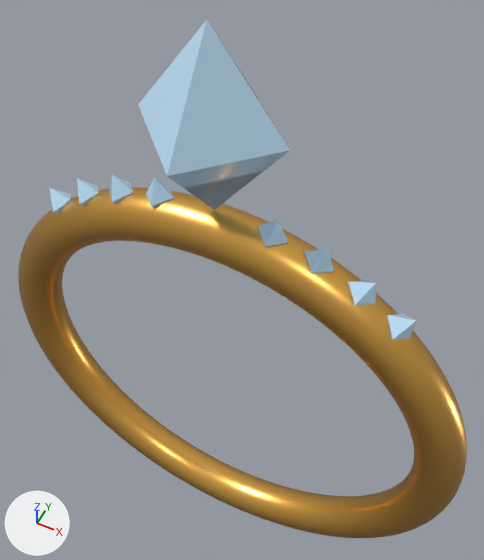
Before and after pictures for a commit that changed the glTF model public/models/ring-pave.glb.
Before and after are seen from a camera (50 mm lens) standing at (0.84, -1.48, 2.64) and looking at (-0.01, 0.22, 0.52). The lights are fixed; the arrows at lower left show +X, +Y and +Z. The first picture is the older version. Where no turn or scale is listed for an object, it has been applied to the vertices. Vertices at exactly the same position are counted once.

Objects in the first picture: 'Accent_1', 'Accent_2', 'Accent_3', 'Accent_4', 'Accent_5', 'Accent_6', 'Accent_7', 'Accent_8', 'Band', 'Stone_Large', 'Stone_Medium', 'Stone_Small'.
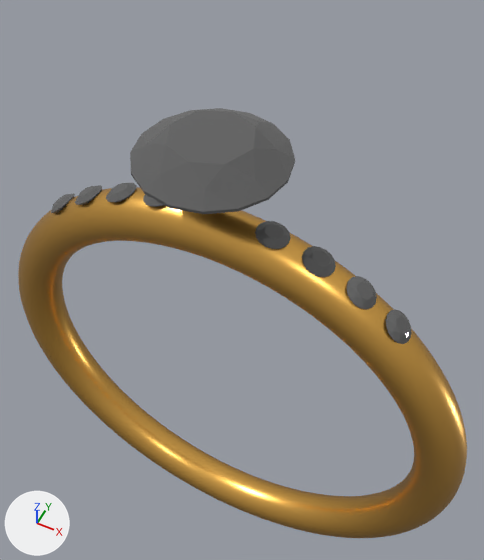
Commit message: feat(model-viewer): brilliant-cut stones with tuned reflections

Boxes (x1, y1, x2, y2) around the edits, measured in the pictures (484 x 560 px):
'Stone_Large', recoloured, reshaped, moved (8% wider, 44% shorter)
    before: (138, 20, 290, 210)
    after: (130, 108, 295, 214)
'Accent_3', recoloured, reshaped (blue to dark grey, 13% wider, 23% taller)
    before: (304, 249, 334, 274)
    after: (302, 246, 336, 277)
'Accent_5', recoloured, reshaped (blue to dark grey, 10% wider, 40% taller)
    before: (348, 281, 376, 305)
    after: (346, 276, 377, 310)
'Accent_1', recoloured, reshaped
    before: (257, 220, 289, 247)
    after: (255, 221, 291, 249)
'Accent_7', recoloured, reshaped
    before: (387, 314, 416, 340)
    after: (386, 309, 412, 344)
'Accent_2', recoloured, reshaped
    before: (146, 178, 174, 207)
    after: (143, 194, 164, 207)
'Accent_4', recoloured, reshaped
    before: (109, 175, 134, 203)
    after: (106, 183, 136, 203)
'Accent_6', recoloured, reshaped
    before: (77, 178, 99, 206)
    after: (75, 185, 102, 205)
'Accent_8', recoloured, reshaped
    before: (49, 188, 72, 213)
    after: (51, 193, 75, 213)
'Stone_Medium', recoloured
    both: (184, 172, 260, 207)
part 1 of me_stone_medium, built on
    before: (184, 172, 260, 207)

Diff of the bpy script that builds the scene:
```diff
--- a/public/models/ring-pave.glb.py
+++ b/public/models/ring-pave.glb.py
@@ mat_stone @@
 mat_stone = principled_material('Stone')
-mat_stone.base_color = (0.55, 0.8, 1.0)  # blue #c4e7ff
+mat_stone.base_color = (0.117, 0.117, 0.117)  # dark grey #606060
 mat_stone.roughness = 0.05
@@ mat_stone_1 @@
 mat_stone_1 = principled_material('Stone_1')
-mat_stone_1.base_color = (0.55, 0.8, 1.0)  # blue #c4e7ff
+mat_stone_1.base_color = (0.117, 0.117, 0.117)  # dark grey #606060
 mat_stone_1.roughness = 0.05
@@ mat_stone_2 @@
 mat_stone_2 = principled_material('Stone_2')
-mat_stone_2.base_color = (0.55, 0.8, 1.0)  # blue #c4e7ff
+mat_stone_2.base_color = (0.117, 0.117, 0.117)  # dark grey #606060
 mat_stone_2.roughness = 0.05
@@ mat_stone_3 @@
 mat_stone_3 = principled_material('Stone_3')
-mat_stone_3.base_color = (0.55, 0.8, 1.0)  # blue #c4e7ff
+mat_stone_3.base_color = (0.117, 0.117, 0.117)  # dark grey #606060
 mat_stone_3.roughness = 0.05
@@ mat_stone_4 @@
 mat_stone_4 = principled_material('Stone_4')
-mat_stone_4.base_color = (0.55, 0.8, 1.0)  # blue #c4e7ff
+mat_stone_4.base_color = (0.117, 0.117, 0.117)  # dark grey #606060
 mat_stone_4.roughness = 0.05
@@ mat_stone_5 @@
 mat_stone_5 = principled_material('Stone_5')
-mat_stone_5.base_color = (0.55, 0.8, 1.0)  # blue #c4e7ff
+mat_stone_5.base_color = (0.117, 0.117, 0.117)  # dark grey #606060
 mat_stone_5.roughness = 0.05
@@ mat_stone_6 @@
 mat_stone_6 = principled_material('Stone_6')
-mat_stone_6.base_color = (0.55, 0.8, 1.0)  # blue #c4e7ff
+mat_stone_6.base_color = (0.117, 0.117, 0.117)  # dark grey #606060
 mat_stone_6.roughness = 0.05
@@ mat_stone_7 @@
 mat_stone_7 = principled_material('Stone_7')
-mat_stone_7.base_color = (0.55, 0.8, 1.0)  # blue #c4e7ff
+mat_stone_7.base_color = (0.117, 0.117, 0.117)  # dark grey #606060
 mat_stone_7.roughness = 0.05
@@ mat_stone_8 @@
 mat_stone_8 = principled_material('Stone_8')
-mat_stone_8.base_color = (0.55, 0.8, 1.0)  # blue #c4e7ff
+mat_stone_8.base_color = (0.117, 0.117, 0.117)  # dark grey #606060
 mat_stone_8.roughness = 0.05
@@ me_stone_medium @@
-me_stone_medium.from_pydata(...)  # 6 vertices, 8 faces; spans x -0.18..0.18, y -0.18..0.18, z -0.234..0.234
+me_stone_medium.from_pydata(...)  # 58 vertices, 112 faces; spans x -0.18..0.18, y -0.18..0.18, z -0.155..0.056
+# me_stone_medium part 1: the whole mesh is rebuilt
 me_stone_medium.materials.append(mat_stone)
@@ me_stone_large @@
-me_stone_large.from_pydata(...)  # 6 vertices, 8 faces; spans x -0.26..0.26, y -0.26..0.26, z -0.338..0.338
+me_stone_large.from_pydata(...)  # 58 vertices, 112 faces; spans x -0.26..0.26, y -0.26..0.26, z -0.224..0.08
+# me_stone_large part 2: the whole mesh is rebuilt
 me_stone_large.materials.append(mat_stone)
@@ me_accent_1 @@
-me_accent_1.from_pydata(...)  # 6 vertices, 8 faces; spans x -0.059..0.059, y -0.06..0.06, z -0.076..0.076
+me_accent_1.from_pydata(...)  # 58 vertices, 112 faces; spans x -0.059..0.059, y -0.06..0.06, z -0.051..0.025
+# me_accent_1 part 3: 6 vertices removed from x -0.059..0.059, y -0.06..0.06, z -0.076..0.076; 58 vertices added at x -0.059..0.059, y -0.06..0.06, z -0.051..0.025
 me_accent_1.materials.append(mat_stone_1)
@@ me_accent_2 @@
-me_accent_2.from_pydata(...)  # 6 vertices, 8 faces; spans x -0.059..0.059, y -0.06..0.06, z -0.076..0.076
+me_accent_2.from_pydata(...)  # 58 vertices, 112 faces; spans x -0.059..0.059, y -0.06..0.06, z -0.051..0.025
+# me_accent_2 part 4: 6 vertices removed from x -0.059..0.059, y -0.06..0.06, z -0.076..0.076; 58 vertices added at x -0.059..0.059, y -0.06..0.06, z -0.051..0.025
 me_accent_2.materials.append(mat_stone_2)
@@ me_accent_3 @@
-me_accent_3.from_pydata(...)  # 6 vertices, 8 faces; spans x -0.0562..0.0562, y -0.06..0.06, z -0.073..0.073
+me_accent_3.from_pydata(...)  # 58 vertices, 112 faces; spans x -0.0566..0.0566, y -0.06..0.06, z -0.0484..0.029
+# me_accent_3 part 5: the whole mesh is rebuilt
 me_accent_3.materials.append(mat_stone_3)
@@ me_accent_4 @@
-me_accent_4.from_pydata(...)  # 6 vertices, 8 faces; spans x -0.0562..0.0562, y -0.06..0.06, z -0.073..0.073
+me_accent_4.from_pydata(...)  # 58 vertices, 112 faces; spans x -0.0566..0.0566, y -0.06..0.06, z -0.0484..0.029
+# me_accent_4 part 6: the whole mesh is rebuilt
 me_accent_4.materials.append(mat_stone_4)
@@ me_accent_5 @@
-me_accent_5.from_pydata(...)  # 6 vertices, 8 faces; spans x -0.0521..0.0521, y -0.06..0.06, z -0.0677..0.0677
+me_accent_5.from_pydata(...)  # 58 vertices, 112 faces; spans x -0.0527..0.0527, y -0.06..0.06, z -0.0449..0.0325
+# me_accent_5 part 7: the whole mesh is rebuilt
 me_accent_5.materials.append(mat_stone_5)
@@ me_accent_6 @@
-me_accent_6.from_pydata(...)  # 6 vertices, 8 faces; spans x -0.0521..0.0521, y -0.06..0.06, z -0.0677..0.0677
+me_accent_6.from_pydata(...)  # 58 vertices, 112 faces; spans x -0.0527..0.0527, y -0.06..0.06, z -0.0449..0.0325
+# me_accent_6 part 8: the whole mesh is rebuilt
 me_accent_6.materials.append(mat_stone_6)
@@ me_accent_7 @@
-me_accent_7.from_pydata(...)  # 6 vertices, 8 faces; spans x -0.049..0.049, y -0.06..0.06, z -0.0607..0.0607
+me_accent_7.from_pydata(...)  # 58 vertices, 112 faces; spans x -0.0474..0.0474, y -0.06..0.06, z -0.0402..0.0387
+# me_accent_7 part 9: the whole mesh is rebuilt
 me_accent_7.materials.append(mat_stone_7)
@@ me_accent_8 @@
-me_accent_8.from_pydata(...)  # 6 vertices, 8 faces; spans x -0.049..0.049, y -0.06..0.06, z -0.0607..0.0607
+me_accent_8.from_pydata(...)  # 58 vertices, 112 faces; spans x -0.0474..0.0474, y -0.06..0.06, z -0.0402..0.0387
+# me_accent_8 part 10: the whole mesh is rebuilt
 me_accent_8.materials.append(mat_stone_8)
@@ ob_stone_large @@
 ob_stone_large = bpy.data.objects.new('Stone_Large', me_stone_large)
-ob_stone_large.location = (0.0, 0.0, 1.438)
+ob_stone_large.location = (0.0, 0.0, 1.324)
```
